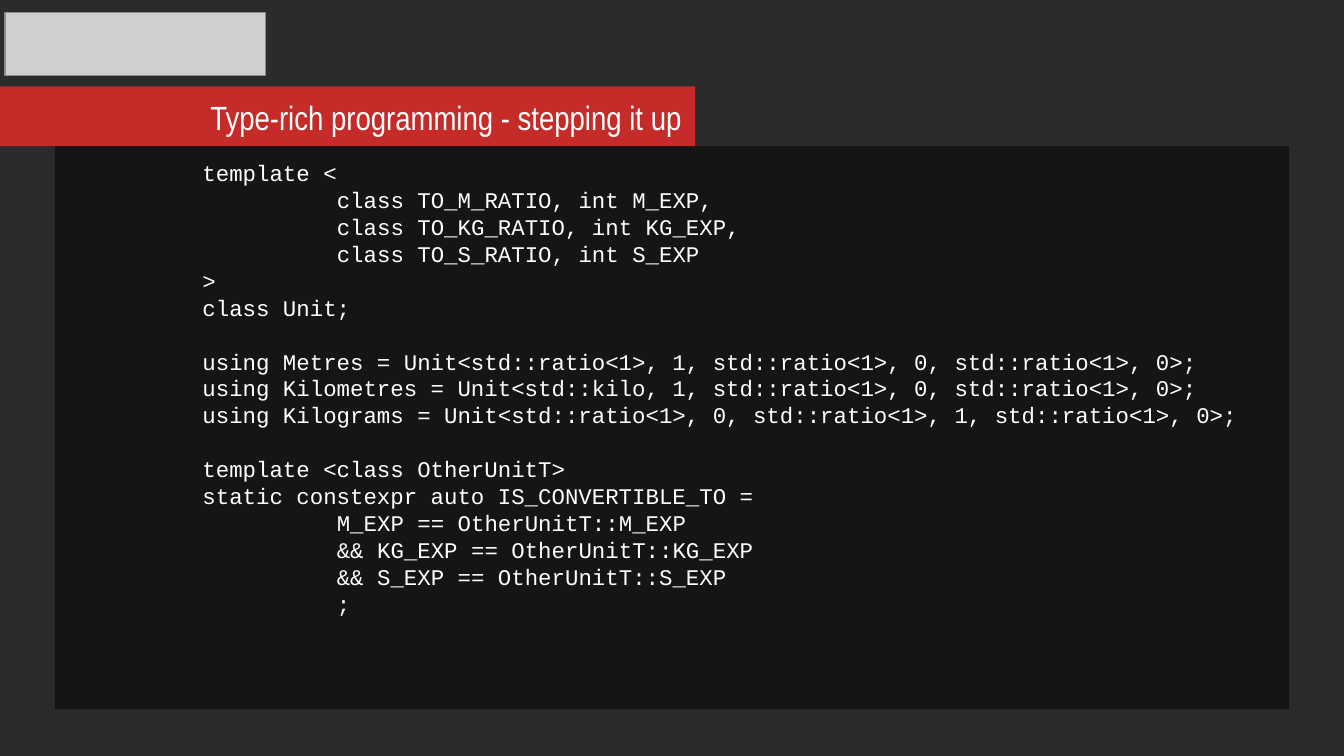
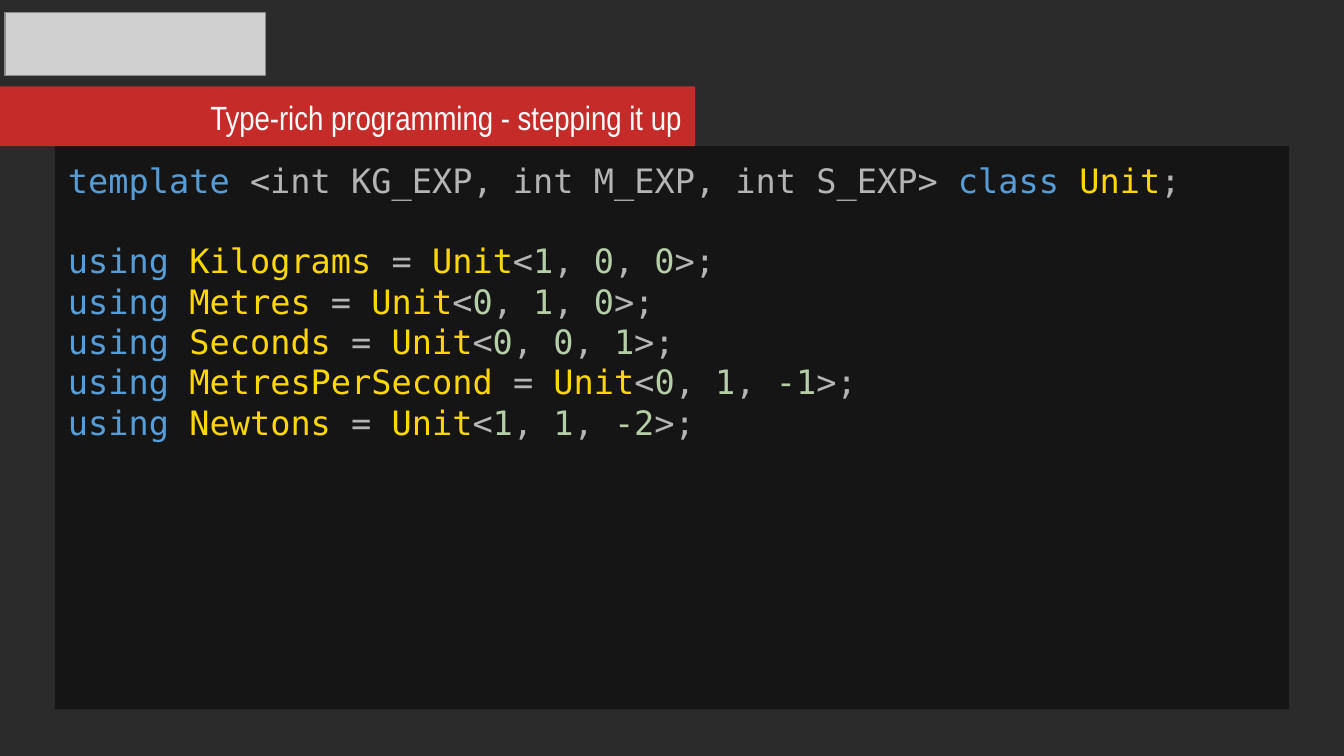
Before and after one commit to mikosz/type-safety, a slide deck: slide 18 of ask-not-what-you-can-do-for-the-compiler.odp (slide 19 before the commit). Drawn at 1344x756 pixels with LibreOffice and Linux fonts; fonts in the diff are those of the drawing; grey boxes stand for pictures; background and template pictures are left out; a plain dark background stands for a picture behind light text. Boxes give left, top, right and bottom in pixels: in the first picture for what was removed or moved away, otherwise in the second. Text is boxed around its words. In the diff, an @@ line names an element or a change of style, - is before the commit and + after.

Commit message:
Updated code listings for Unit

```diff
--- a/ask-not-what-you-can-do-for-the-compiler.odp
+++ b/ask-not-what-you-can-do-for-the-compiler.odp
@@ text in rectangle at box(68, 167, 1180, 442): text changed; size 12 to 18 pt; font Courier New to DejaVu Sans Mono; text colour #FFFFFF to #FFD700 @@
-template <
-class TO_M_RATIO, int M_EXP,
-class TO_KG_RATIO, int KG_EXP,
-class TO_S_RATIO, int S_EXP
->
-class Unit;
-using Metres = Unit<std::ratio<1>, 1, std::ratio<1>, 0, std::ratio<1>, 0>;
-using Kilometres = Unit<std::kilo, 1, std::ratio<1>, 0, std::ratio<1>, 0>;
-using Kilograms = Unit<std::ratio<1>, 0, std::ratio<1>, 1, std::ratio<1>, 0>;
-template <class OtherUnitT>
-static constexpr auto IS_CONVERTIBLE_TO =
-M_EXP == OtherUnitT::M_EXP
-&& KG_EXP == OtherUnitT::KG_EXP
-&& S_EXP == OtherUnitT::S_EXP
-;
+template <int KG_EXP, int M_EXP, int S_EXP> class Unit;
+using Kilograms = Unit<1, 0, 0>;
+using Metres = Unit<0, 1, 0>;
+using Seconds = Unit<0, 0, 1>;
+using MetresPerSecond = Unit<0, 1, -1>;
+using Newtons = Unit<1, 1, -2>;
```
Also in this commit, not shown: 2 other slides changed, 3 slides added, 6 slides removed.
